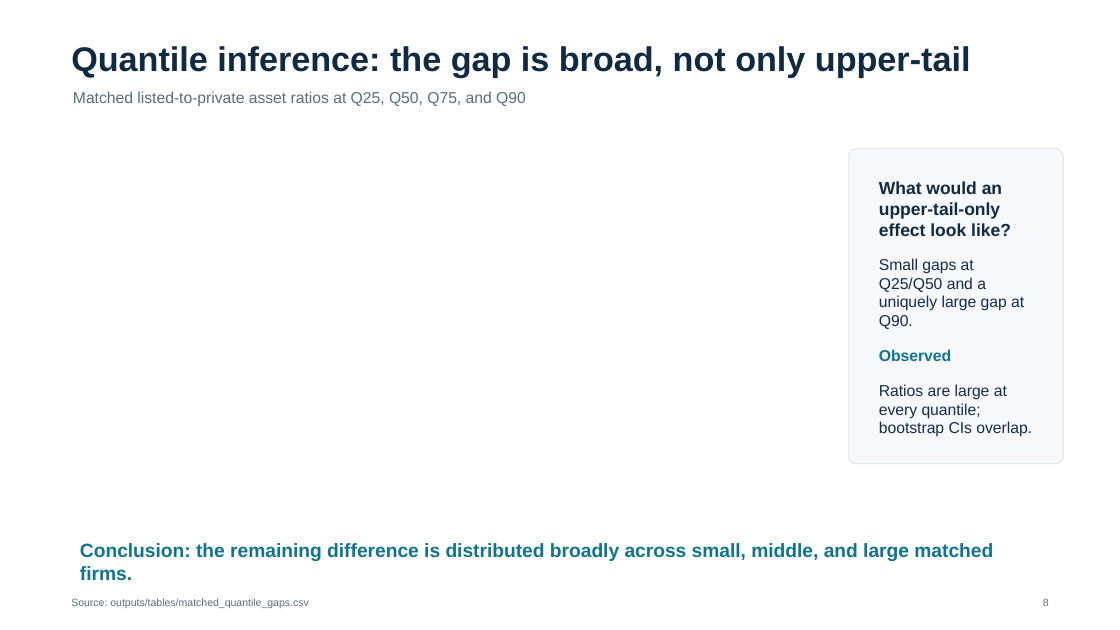
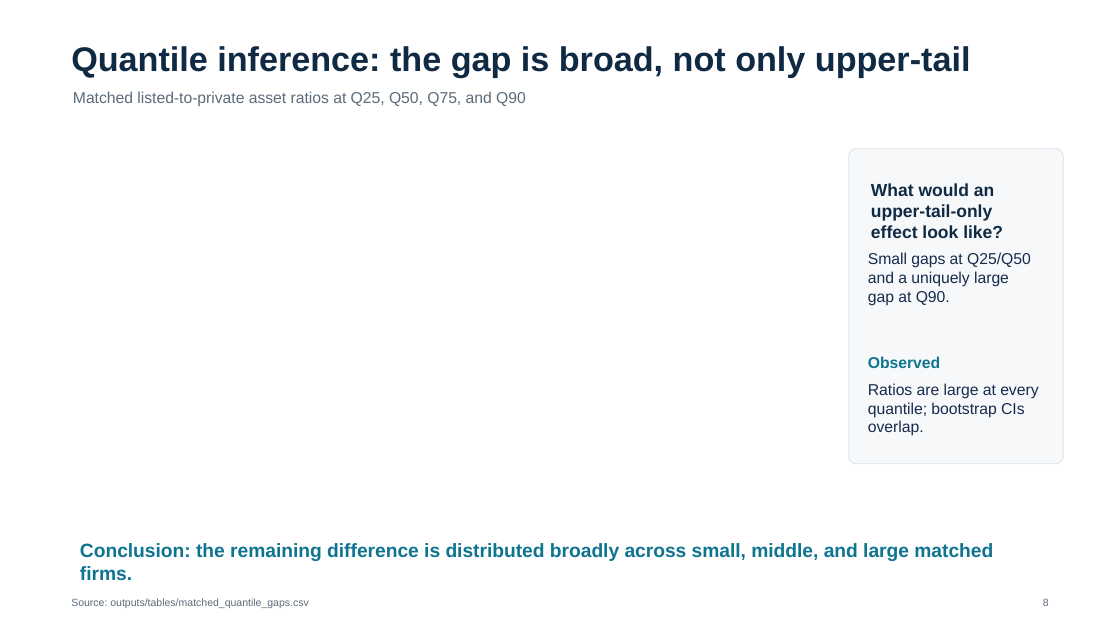
Before and after one commit to mljiang2026-oss/ds607-singapore-firm-size, a slide deck: slide 8 of outputs/presentation/DS607_GP_01548385_slides.pptx. Drawn at 1120x630 pixels with LibreOffice and Linux fonts; fonts in the diff are those of the drawing. Boxes give left, top, right and bottom in pixels: in the first picture for what was removed or moved away, otherwise in the second. Text is boxed around its words. In the diff, an @@ line names an element or a change of style, - is before the commit and + after.

```diff
--- a/outputs/presentation/DS607_GP_01548385_slides.pptx
+++ b/outputs/presentation/DS607_GP_01548385_slides.pptx
@@ text "What would an upper-tail-only effect ...": place and size @@
-text "What would an upper-tail-only effect ..." at [879, 181, 1011, 236]
+text "What would an upper-tail-only effect ..." at [871, 183, 1003, 238]
@@ text "Small gaps at Q25/Q50 and ..." rewrapped from [879, 258, 1024, 329] to [868, 252, 1031, 306] @@
@@ text "Observed": place and size @@
-text "Observed" at [879, 349, 951, 361]
+text "Observed" at [868, 356, 940, 368]
@@ text "Ratios are large at every ..." rewrapped from [879, 384, 1032, 437] to [868, 383, 1038, 436] @@
```
Also in this commit, not shown: 9 other slides changed, 1 other file.
